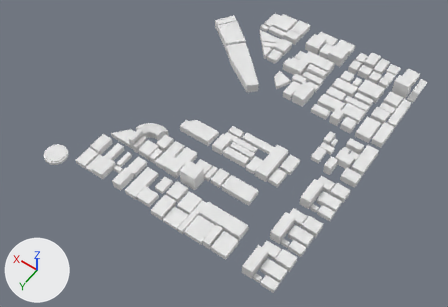
What one commit did to the OBJ model public/Sources/Models/Cuadra_02.obj.
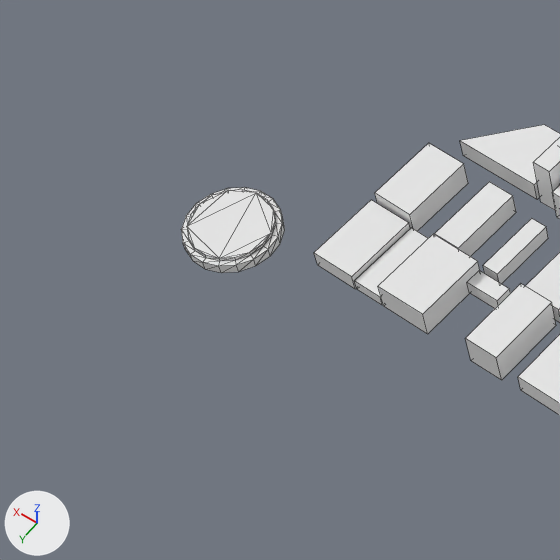
There are two pictures of each version: one whole from a 50 mm camera at (-2074.0, 1034.0, 2323.0) aimed at (-991.0, -482.0, -59.0), one close up on the part from 0% to 30% of the width and 32% to 76% of the height. The lights are fixed; the arrows at lower left show +X, +Y and +Z. The close-ups show mesh edges as thin lines. Where no turn or scale is listed for an object, it has been applied to the vertices.

In view in the first close-up: 'Cuadra_02_Mesh_Mesh.003'.
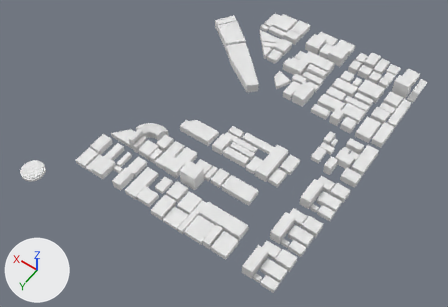
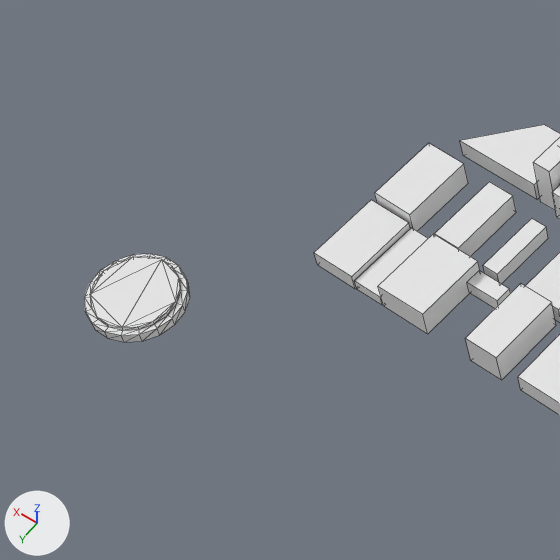
The newer file is also turned or shifted as a whole; pictures and numbers use the older file's frame.

Diff of the bpy script that builds the scene:
```diff
--- a/public/Sources/Models/Cuadra_02.obj.py
+++ b/public/Sources/Models/Cuadra_02.obj.py
@@ me_cuadra_02_mesh_mesh_003 @@
 me_cuadra_02_mesh_mesh_003.from_pydata(...)  # 1232 vertices, 855 faces; spans x -1617.0..-323.0, y -1448.0..81.0, z -6.0..88.0
 # used by ob_cuadra_02_mesh_mesh_003; location = (0.0, 0.0, 0.0)
+# me_cuadra_02_mesh_mesh_003 part 1: the loose piece of 72 vertices spanning x -437.0..-323.0, y -31.0..81.0, z 0.0..18.0 is moved by (18.0, 131.0, 0.0)
 me_cuadra_02_mesh_mesh_003.materials.append(mat_cuadras)
```

Changed parts and their boxes [x1, y1, x2, y2] in the close-ups (560 x 560 px; the box of a moved part takes in the faces that stretch with it):
'Cuadra_02_Mesh_Mesh.003', reshaped
    before: [181, 125, 560, 415]
    after: [84, 125, 560, 415]
part 1 of me_cuadra_02_mesh_mesh_003, moved or reshaped
    before: [181, 187, 285, 273]
    after: [84, 254, 190, 342]
